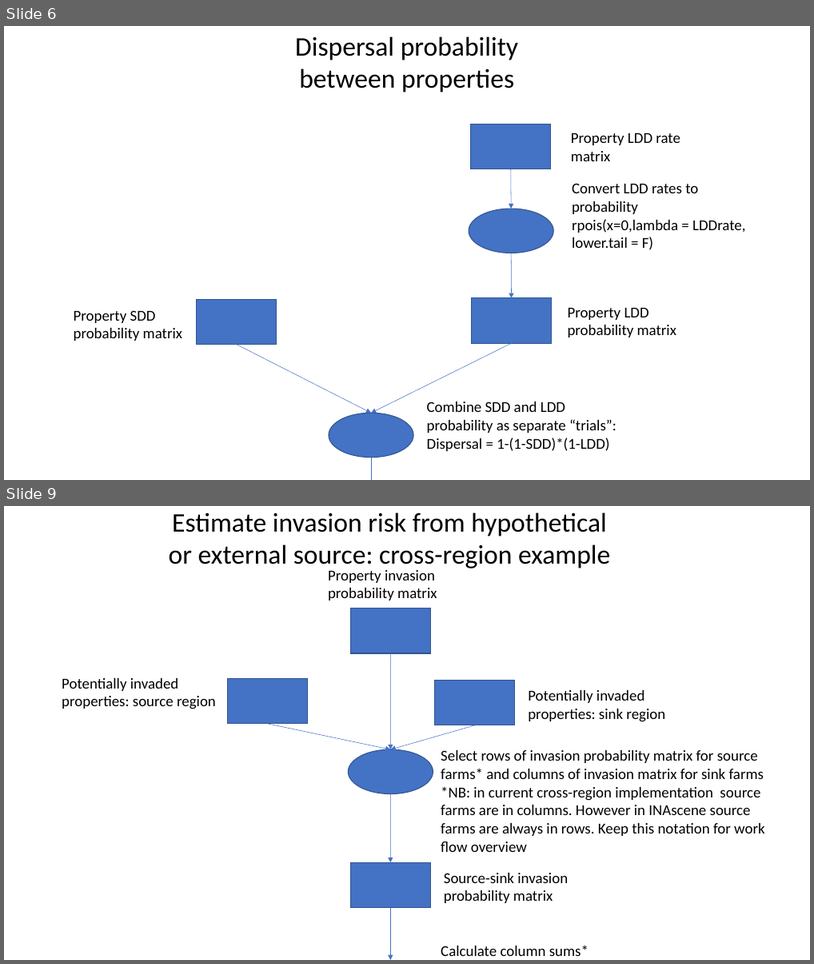
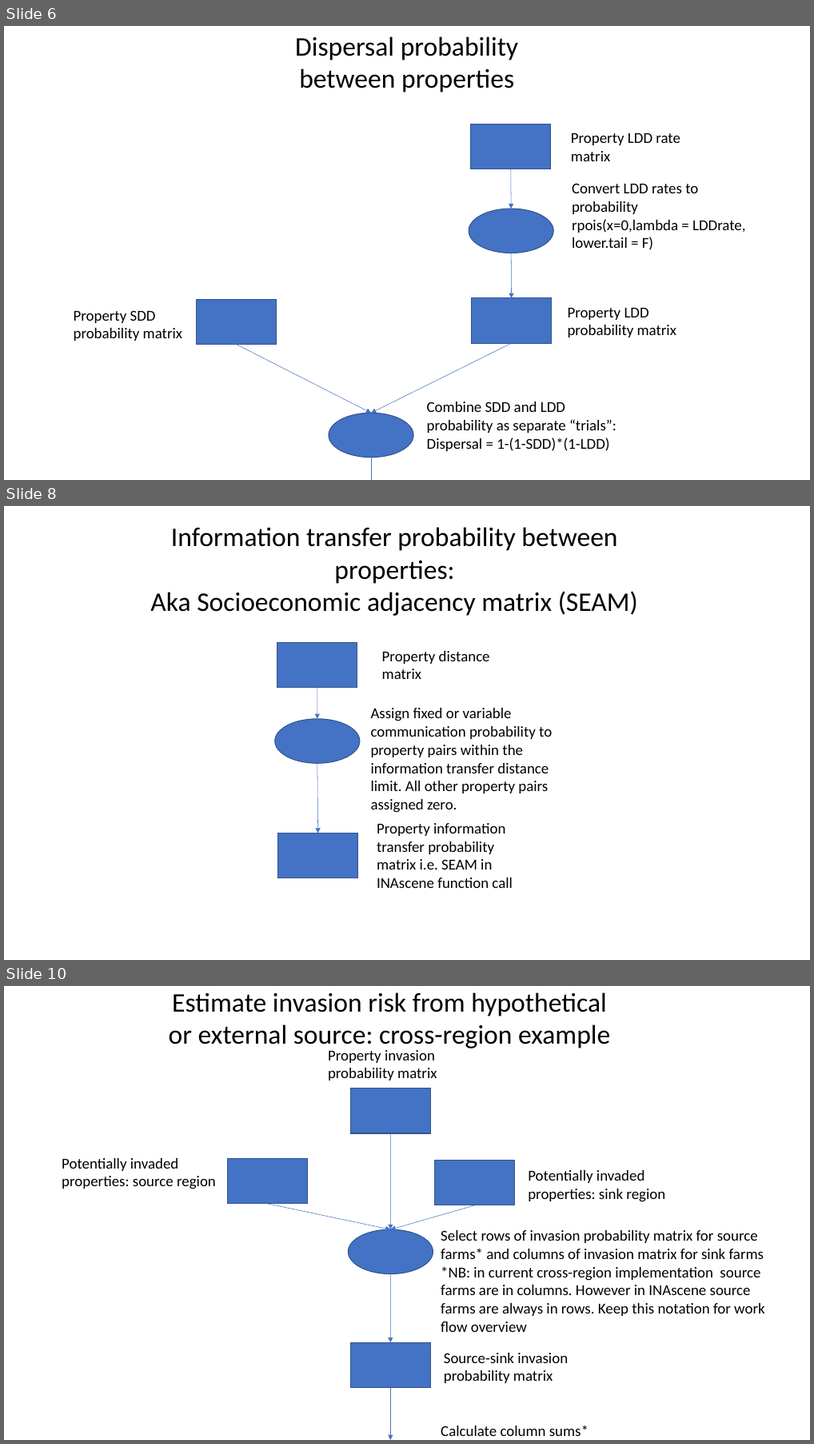
Before and after one commit to manaakiwhenua/SleeperPests, a slide deck: CNGDocumentation/Input generation Flow charts.pptx. Shown one above the other, each under a label of ours: slides 6 and 9 before the commit, slides 6, 8 and 10 after it; the slides between them are not shown. The pictures are 814x964 and 814x1444 pixels, drawn with LibreOffice and Linux fonts; fonts in the diff are those of the drawing. Boxes give left, top, right and bottom in pixels: in the first picture for what was removed or moved away, otherwise in the second. Text is boxed around its words. In the diff, an @@ line names an element or a change of style, - is before the commit and + after.

Commit message:
Flow chart updates
Includes new flow charts for simulations of invasive spread, information transfer, infestation detection and erradication.

```diff
--- a/CNGDocumentation/Input generation Flow charts.pptx
+++ b/CNGDocumentation/Input generation Flow charts.pptx
@@ slide 8 added at [4,506,810,960], background #FFFFFF @@
@@ text added at [150,527,638,616], 32 pt, text #000000 @@
+Information transfer probability between properties:
+Aka Socioeconomic adjacency matrix (SEAM)
@@ rectangle added at [278,642,358,687], fill #4472C4, outline #325491 1 pt @@
@@ text added at [382,651,490,679], 18 pt, text #000000 @@
+Property distance matrix
@@ arrow added from (318, 687) to (318, 719), #4472C4 0.5 pt @@
@@ ellipse added at [275,719,360,763], fill #4472C4, outline #325491 1 pt @@
@@ text added at [371,708,552,812], 18 pt, text #000000 @@
+Assign fixed or variable communication probability to property pairs within the information transfer distance limit. All other property pairs assigned zero.
@@ arrow added from (318, 763) to (318, 832), #4472C4 0.5 pt @@
@@ rectangle added at [278,832,358,877], fill #4472C4, outline #325491 1 pt @@
@@ text added at [377,823,513,888], 18 pt, text #000000 @@
+Property information transfer probability matrix i.e. SEAM in INAscene function call
@@ what was slide 9 is now slide 10 @@
```
Also in this commit, not shown: 3 slides changed, 1 other slide added, 1 other file.
